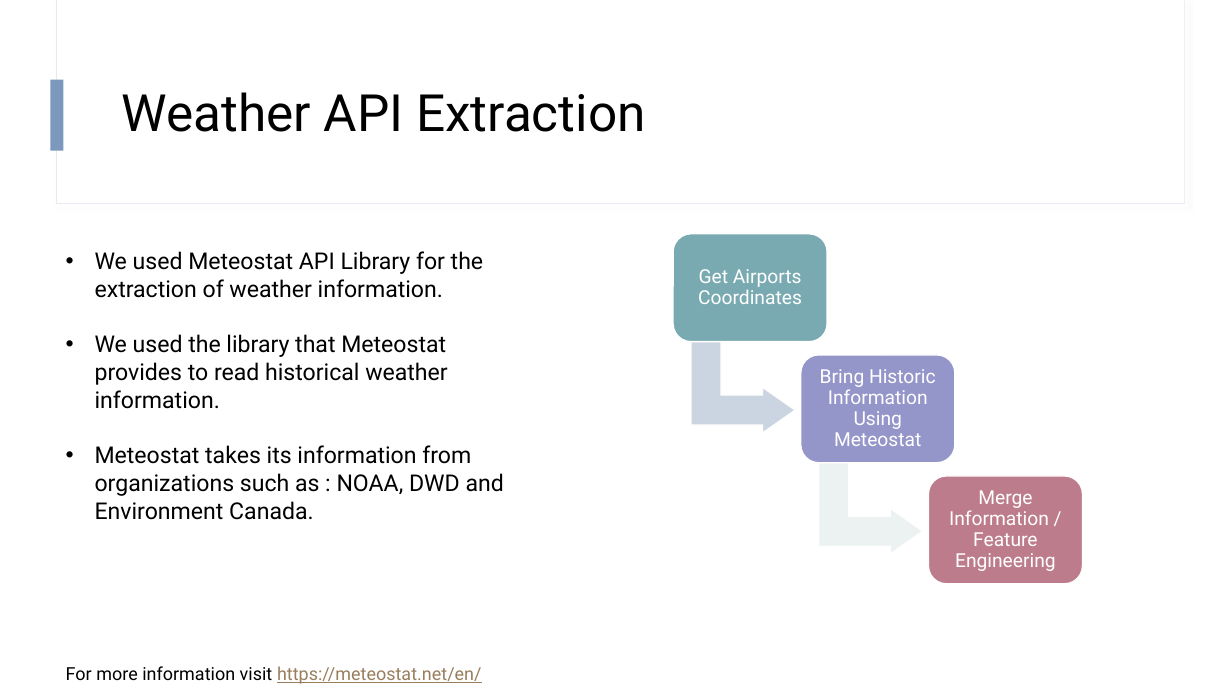
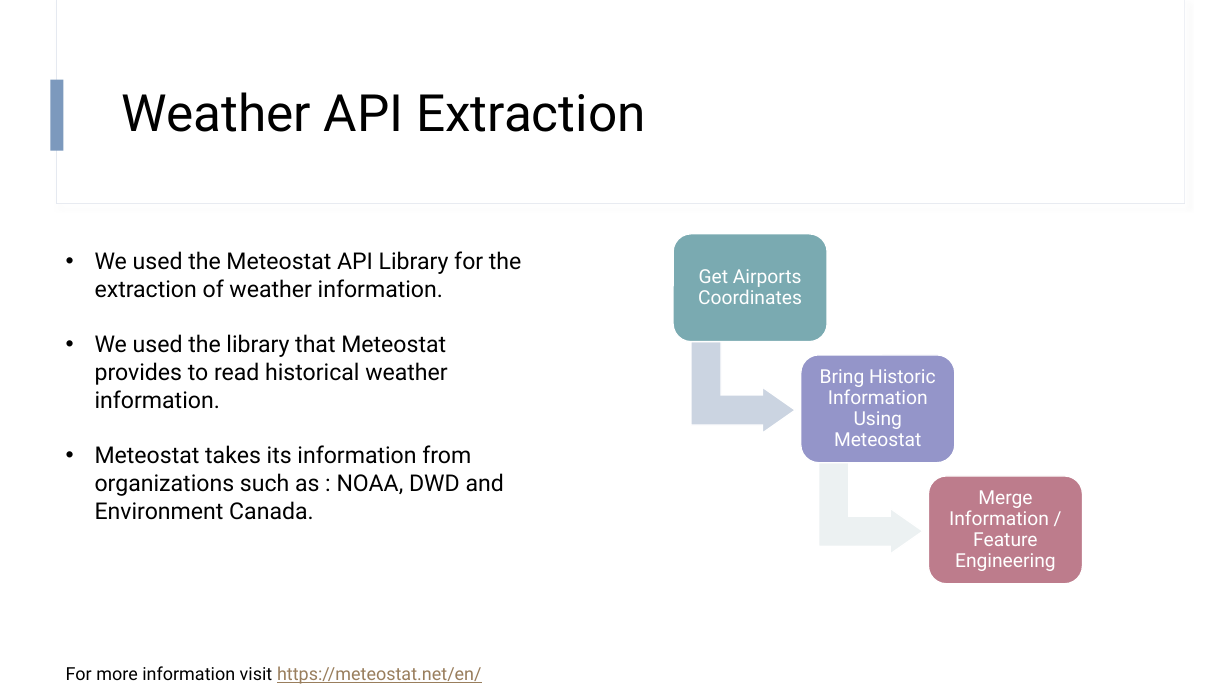
Before and after one commit to hapl/predict-flight-delays, a slide deck: slide 6 of output/presentation/Project_presentation_v2.pptx. Drawn at 1232x693 pixels with LibreOffice and Linux fonts; fonts in the diff are those of the drawing. Boxes give left, top, right and bottom in pixels: in the first picture for what was removed or moved away, otherwise in the second. Text is boxed around its words. In the diff, an @@ line names an element or a change of style, - is before the commit and + after.

```diff
--- a/output/presentation/Project_presentation_v2.pptx
+++ b/output/presentation/Project_presentation_v2.pptx
@@ text at (x1=95, y1=251, x2=521, y2=298): text changed @@
-• We used Meteostat API Library for the extraction of weather information.
+• We used the Meteostat API Library for the extraction of weather information.
```
Also in this commit, not shown: 5 other slides changed, 1 slide added, 2 slides removed.
